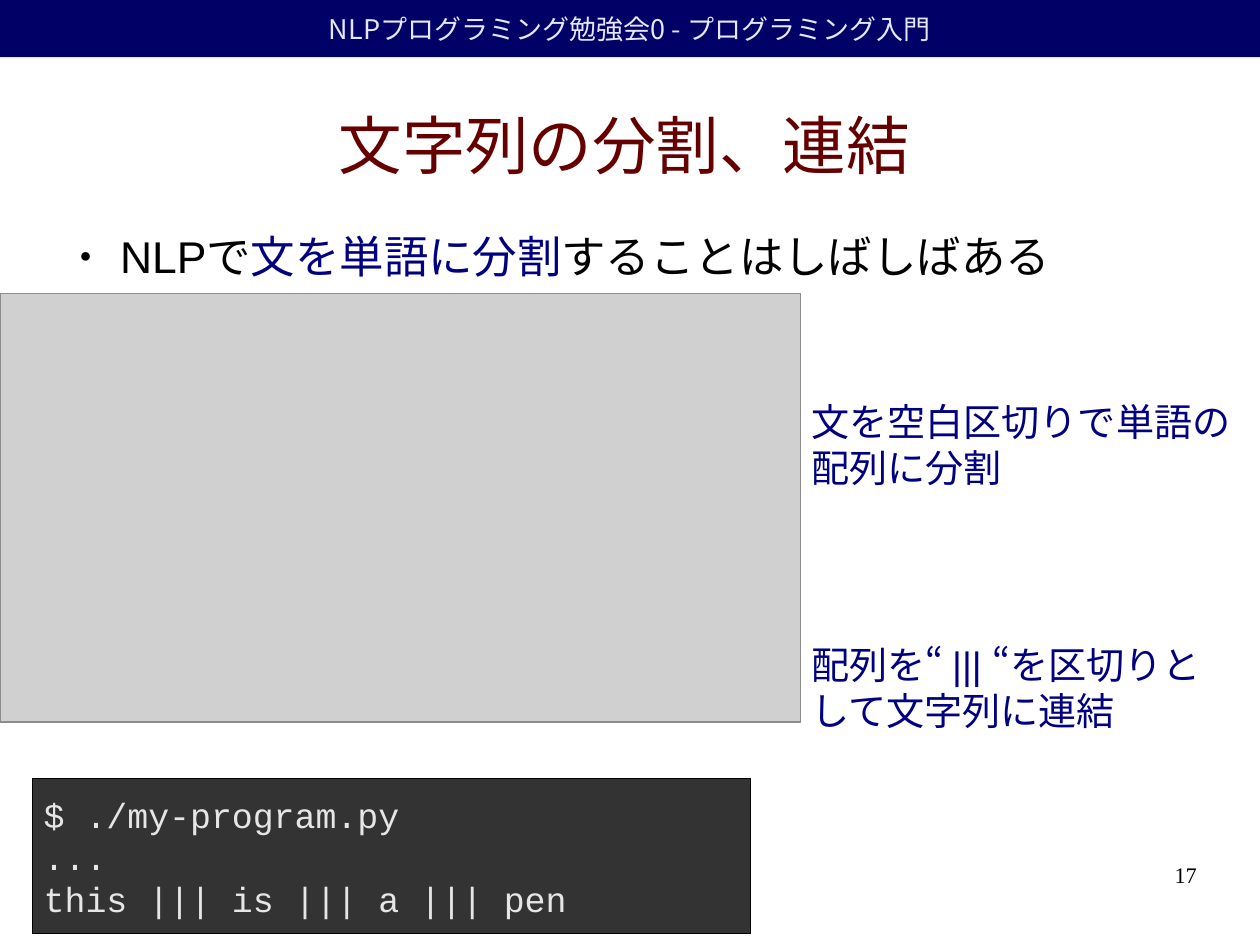
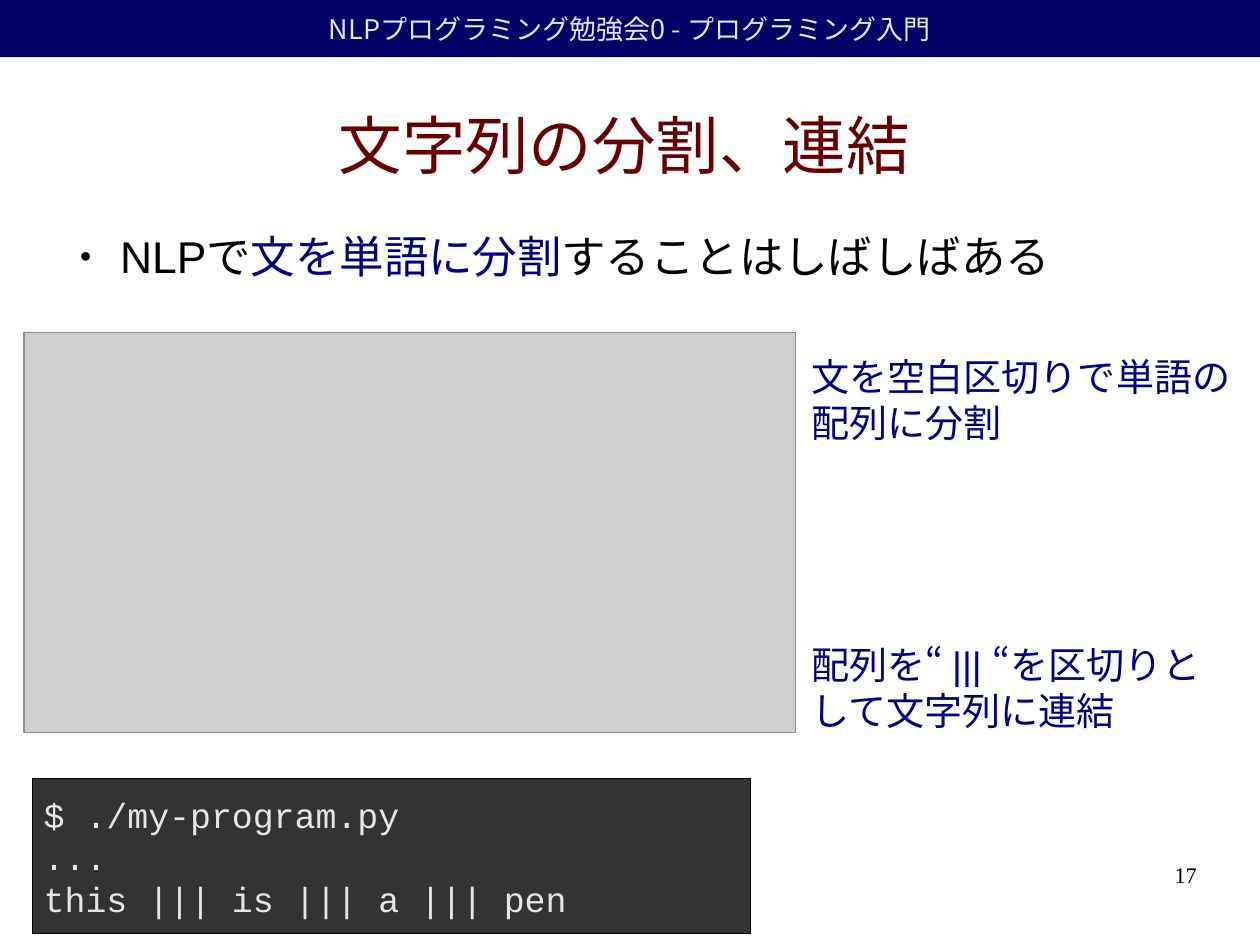
Before and after one commit to duffrind/nlppractice, a slide deck: slide 17 of download/00-intro/nlp-programming-ja-00-intro.odp. Drawn at 1260x945 pixels with LibreOffice and Linux fonts; fonts in the diff are those of the drawing; grey boxes stand for pictures; background and template pictures are left out. Boxes give left, top, right and bottom in pixels: in the first picture for what was removed or moved away, otherwise in the second. Text is boxed around its words. In the diff, an @@ line names an element or a change of style, - is before the commit and + after.

```diff
--- a/download/00-intro/nlp-programming-ja-00-intro.odp
+++ b/download/00-intro/nlp-programming-ja-00-intro.odp
@@ picture: place and size @@
-picture at (0, 294, 802, 723)
+picture at (24, 333, 796, 733)
@@ text "文を空白区切りで単語の": place and size @@
-text "文を空白区切りで単語の" at (811, 404, 1230, 485)
+text "文を空白区切りで単語の" at (811, 359, 1230, 440)
```
Also in this commit, not shown: 1 other slide changed, 9 other files.
